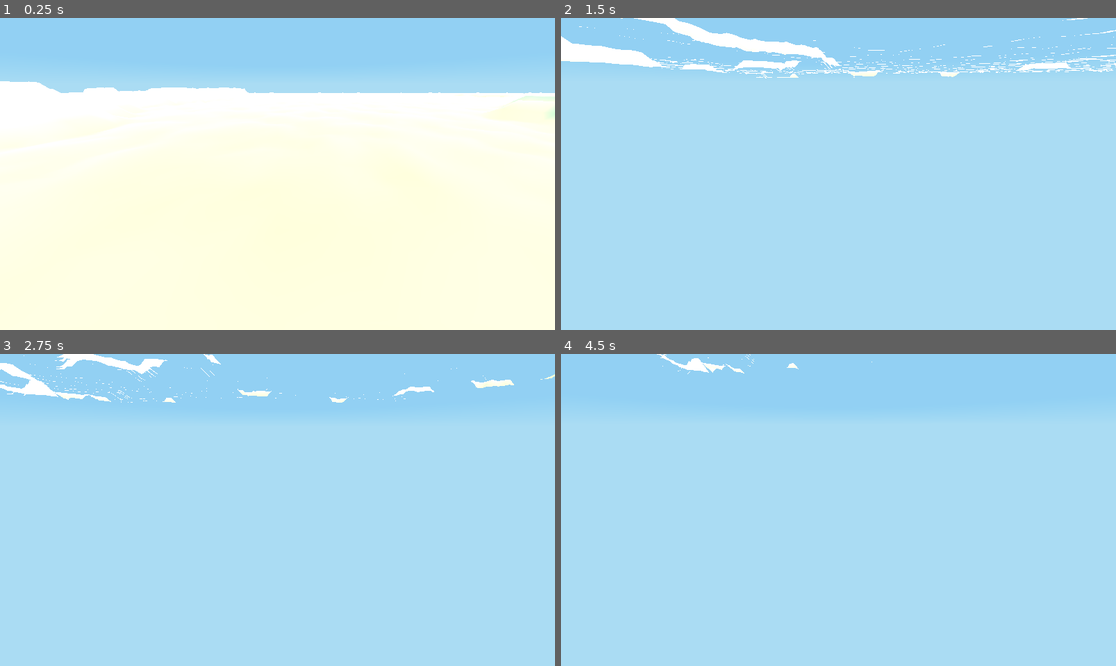
Above: before the commit, frames 1-4 (two rows, left to right).
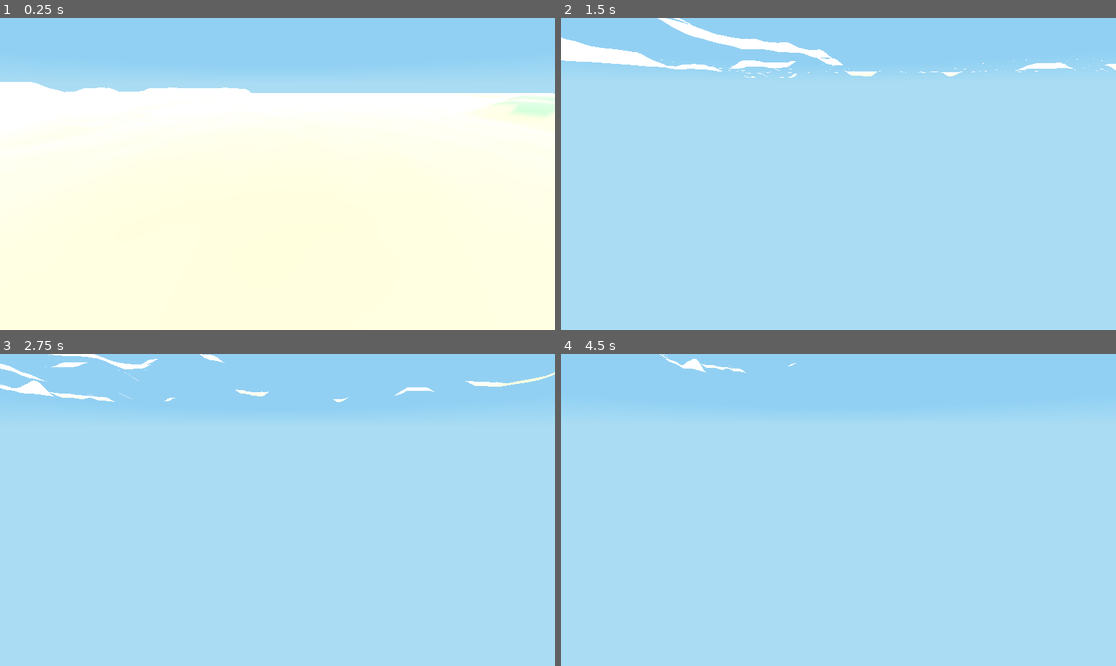
Above: after the commit, the same moments.

Repository: aledorig/ULB.Projet3
Game: Godot game, scene res://scenes/main/terrain_world.tscn
The game is run twice, just before and just after one commit, with the same random seed, the same clock (stepped at 60 frames per second) and the same inputs. This scene is started directly instead of the project's main scene.
Inputs (mouse positions are in pixels of both pictures, inside the frame that each line leads up to):
- Up to frame 1 (0.25 s): no input
- Up to frame 2 (1.5 s): tap Enter at 0.5 s; move the mouse to (866, 174) at 0.52 s; hold Shift 0.53-1.28 s; hold Up (ui_up) from 0.53 s (still down); tap Space at 0.77 s; move the mouse to (810, 174) at 1.27 s; tap Ctrl at 1.35 s
- Up to frame 3 (2.75 s): keep holding Up (ui_up); tap Space at 1.52 s; move the mouse to (288, 503) at 2.02 s; hold Shift from 2.03 s (still down)
- Up to frame 4 (4.5 s): keep holding Up (ui_up); move the mouse to (832, 516) at 2.77 s; release Shift at 2.78 s; tap Ctrl at 2.85, 4.35 s; tap Space at 3.02, 3.77, 4.25 s; move the mouse to (877, 513) at 3.52 s; hold Shift 3.53-4.28 s; move the mouse to (794, 506) at 4.27 s

The runs differ from the first frame. In frame 1, 0.4% of the frame differs, in the area x 0-100%, y 20-32%; in frame 2, 1.3%, in the area x 0-100%, y 0-20%; in frame 3, 0.9%; in frame 4, 0.1%.

Commit message:
Refine terrain interpolation and adjust sample spacing
Replaces cosine interpolation with bilinear interpolation using smoothstep for smoother transitions in terrain generation. Increases sample_spacing from 4.0 to 8.0 and reduces surface detail noise amplitude for subtler detail.

Diff:
--- a/procedural-terrain-generation/scripts/terrain/generation/terrain_generator.gd
+++ b/procedural-terrain-generation/scripts/terrain/generation/terrain_generator.gd
@@ -16,7 +16,7 @@
 # 3D grid parameters
 var grid_size_xz: int = 5
 var grid_size_y: int = 33
-var sample_spacing: float = 4.0
+var sample_spacing: float = 8.0
 
 var height_cache: Dictionary = {}
 
@@ -83,13 +83,17 @@
 	var local_x = (world_x - grid_x) / sample_spacing
 	var local_z = (world_z - grid_z) / sample_spacing
 
-	# Cosine interpolation for smooth, non-blocky terrain
-	var h0 = _cosine_interpolate(h00, h10, local_x)
-	var h1 = _cosine_interpolate(h01, h11, local_x)
-	var final_height = _cosine_interpolate(h0, h1, local_z)
+	# Apply smoothstep
+	local_x = smoothstep(0.0, 1.0, local_x)
+	local_z = smoothstep(0.0, 1.0, local_z)
+
+	# Bilinear interpolation with smoothed factors
+	var h0 = lerp(h00, h10, local_x)
+	var h1 = lerp(h01, h11, local_x)
+	var final_height = lerp(h0, h1, local_z)
 
 	# Add small surface detail
-	var detail = detail_noise.get_noise_2d(world_x, world_z) * 0.5
+	var detail = detail_noise.get_noise_2d(world_x, world_z) * 0.2
 	final_height += detail
 
 	return final_height
Not shown, added: procedural-terrain-generation/scripts/environment/biome_manager.gd.uid
Not shown, changed: .gitignore
